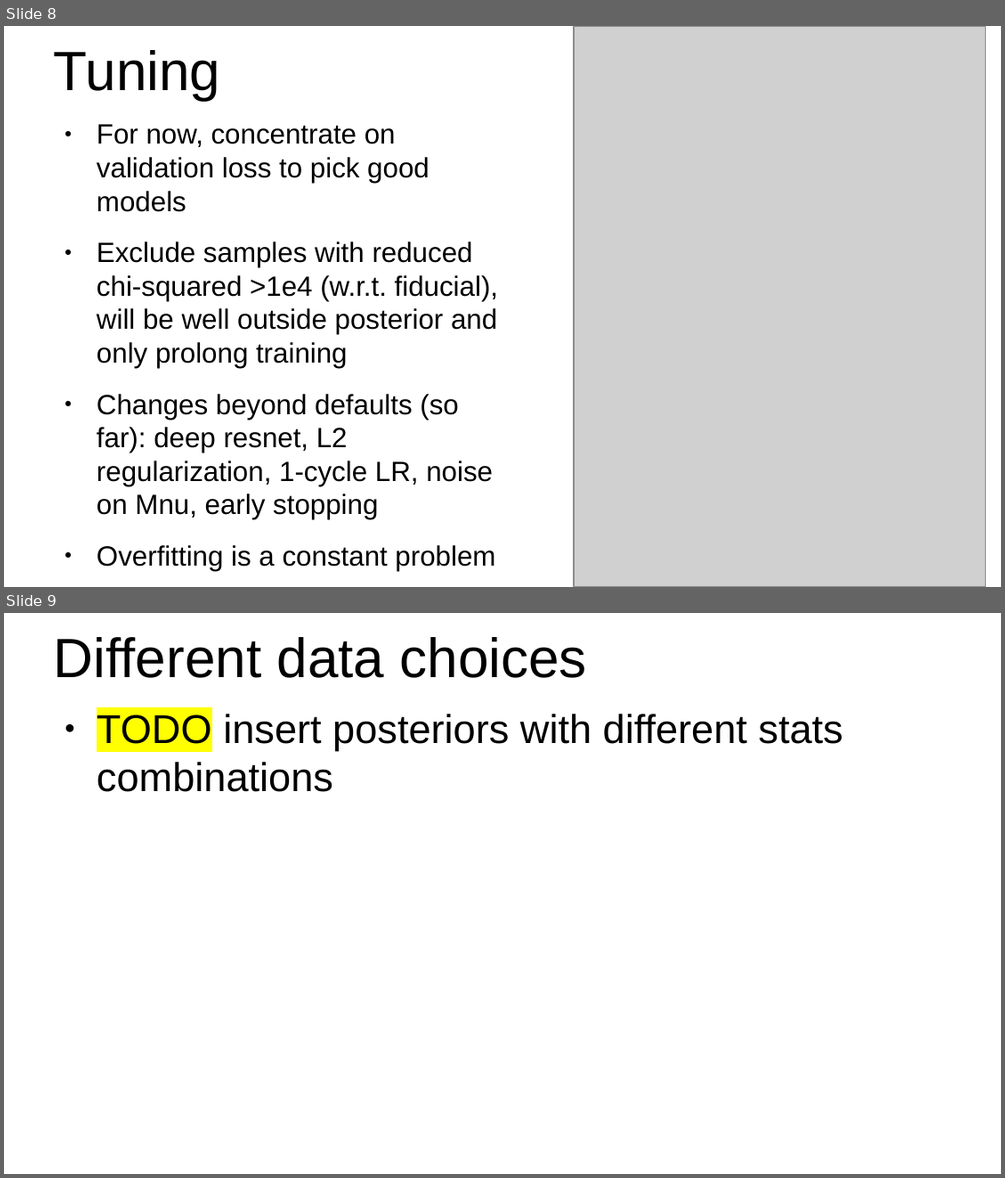
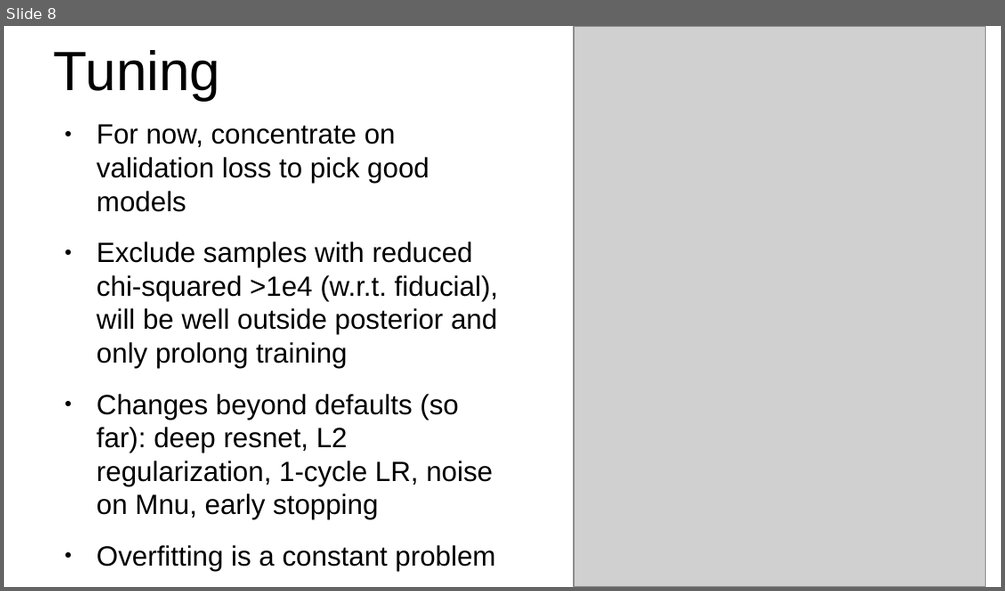
Before and after one commit to leanderthiele/nuvoid_production, a slide deck: presentation_020923.odp. Shown one above the other, each under a label of ours: slides 8 and 9 before the commit, slide 8 after it. The pictures are 1005x1178 and 1005x591 pixels, drawn with LibreOffice and Linux fonts; fonts in the diff are those of the drawing; grey boxes stand for pictures. Boxes give left, top, right and bottom in pixels: in the first picture for what was removed or moved away, otherwise in the second. Text is boxed around its words. In the diff, an @@ line names an element or a change of style, - is before the commit and + after.

```diff
--- a/presentation_020923.odp
+++ b/presentation_020923.odp
@@ slide 9 removed at (x1=4, y1=613, x2=1001, y2=1174), background #FFFFFF @@
@@ title removed at (x1=54, y1=637, x2=586, y2=678) @@
-Different data choices
@@ text removed at (x1=97, y1=714, x2=842, y2=792) @@
-● TODO insert posteriors with different stats combinations
```
Also in this commit, not shown: 3 slides changed, 5 slides added, 3 other slides removed, 1 other file.
